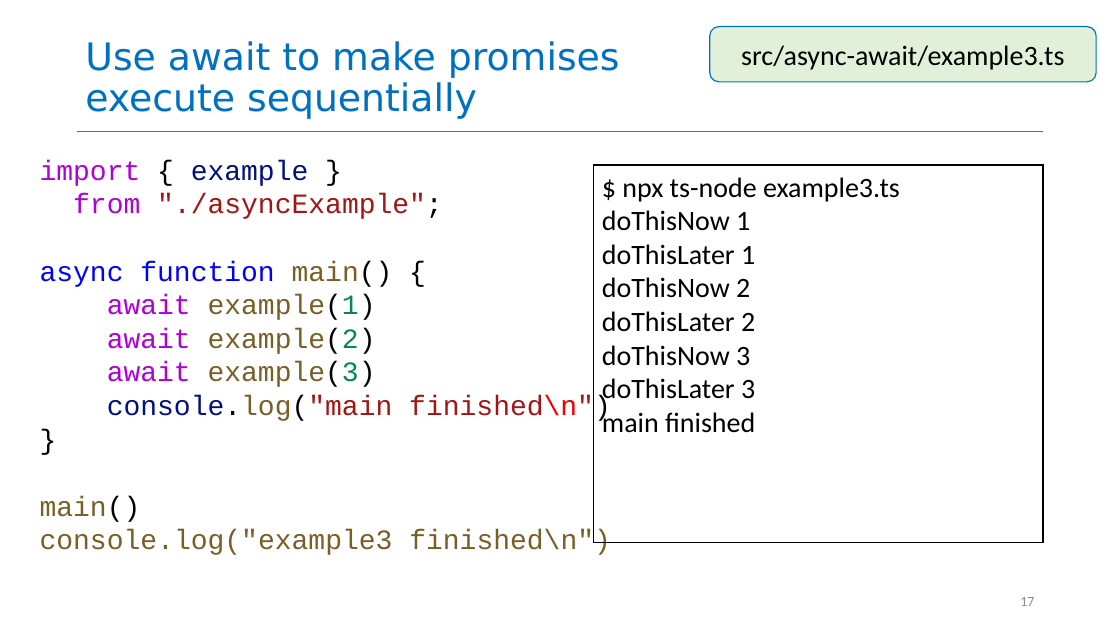
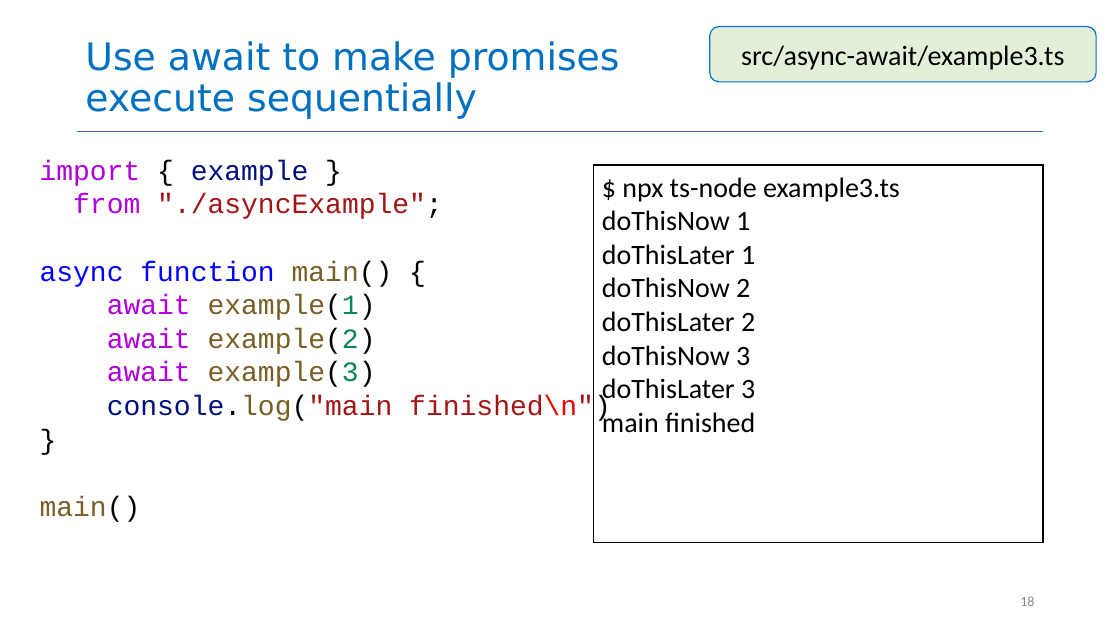
Before and after one commit to neu-se/CS4530-Fall-2024, a slide deck: slide 18 of Slides/Module 06 Concurrency Patterns in Typescript.pptx (slide 17 before the commit). Drawn at 1120x630 pixels with LibreOffice and Linux fonts; fonts in the diff are those of the drawing. Boxes give left, top, right and bottom in pixels: in the first picture for what was removed or moved away, otherwise in the second. Text is boxed around its words. In the diff, an @@ line names an element or a change of style, - is before the commit and + after.

Commit message:
fixed slides 7,17

```diff
--- a/Slides/Module 06 Concurrency Patterns in Typescript.pptx
+++ b/Slides/Module 06 Concurrency Patterns in Typescript.pptx
@@ text at [40, 530, 611, 555]: paragraph removed @@
-console.log("example3 finished\n")
@@ page number at [1020, 596, 1034, 606]: text changed @@
-17
+18
```
Also in this commit, not shown: 1 other slide changed, 1 slide added, 1 other file.
